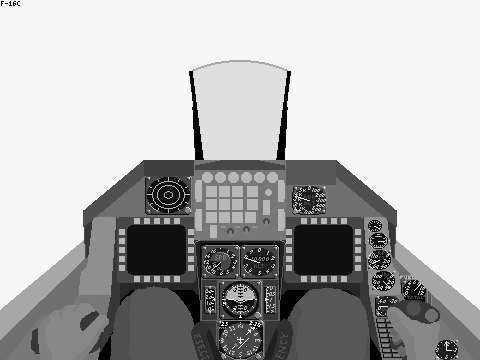
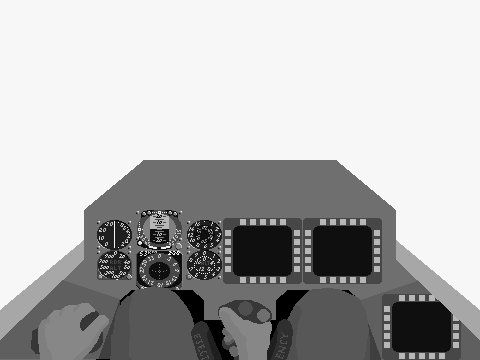
Layer changes from the first 480×360 image to the second:
hid "RightHandSide" over [387, 307, 440, 360]
hid "StickSide" over [386, 300, 440, 360]
showed "RightHandCenter" over [219, 307, 272, 360]
showed "StickCenter" over [218, 300, 272, 360]
added layer "Su30_Hood" above "Su30_Frgr" over [1, 240, 479, 340]
added layer "Su30_Bkgr" above "Su30_Frame" over [97, 210, 461, 360]
added layer "Su30_Frame" above "F15_Hood" over [0, 160, 480, 360]
hid "F16_Hood", painted on it over [1, 1, 479, 340]
hid "F16_Frgr" over [210, 196, 452, 351]
hid "F16_Bkgr" over [117, 175, 458, 360]
hid "F16_Frame" over [0, 160, 480, 360]
